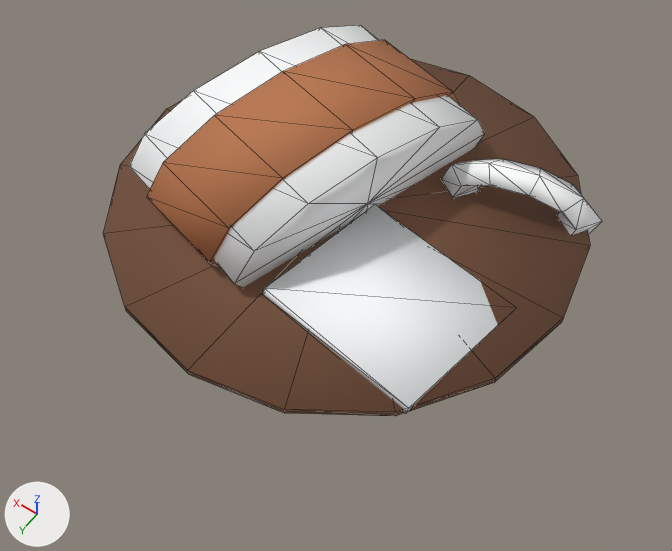
The glTF model assets/models/coffee-cup-wreck.glb as it was, and as the next commit left it.
The view is the same before and after, from a 50 mm lens placed at (-2.83, 4.11, 5.91), pointed at (-0.23, 0.47, 0.19). Arrows for +X, +Y and +Z are at lower left; the lights stay in place. The picture after the commit comes second. Mesh edges are drawn as thin lines. Where no turn or scale is listed for an object, it has been applied to the vertices.

The older version as bpy lines, for what is in view:
```python
me_geometry_0 = bpy.data.meshes.new('geometry_0')
me_geometry_0.from_pydata(...)  # 142 vertices, 264 faces; spans x -1.9..1.9, y -1.9..1.9, z 0.0..1.2
me_geometry_0.materials.append(mat_sww_flat_vertex)
ob_geometry_0 = bpy.data.objects.new('geometry_0', me_geometry_0)
ob_geometry_0.location = (0.0, 0.0, 0.0)
```
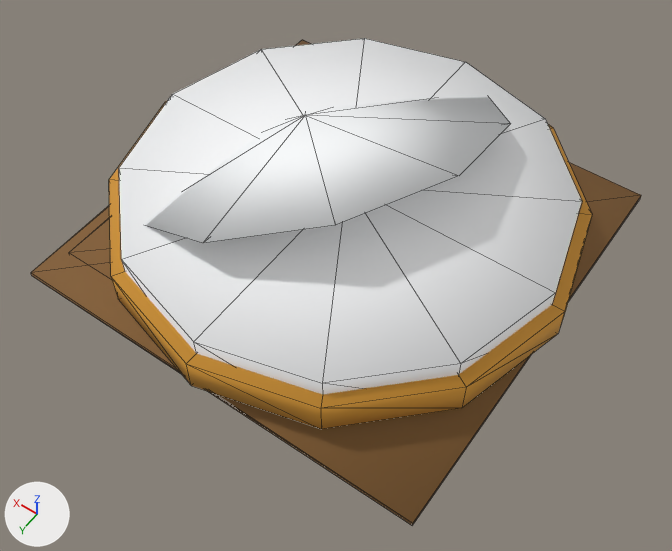
Location of each change, [x1, y1, x2, y2] in pixels of the pictures (672 x 551 px):
'geometry_0', reshaped (22% wider, 24% taller)
    before: [103, 25, 602, 416]
    after: [31, 38, 641, 525]
part 1 of me_geometry_0, added
    after: [119, 38, 582, 394]
part 2 of me_geometry_0, added
    after: [109, 101, 592, 429]
part 3 of me_geometry_0, added
    after: [31, 40, 641, 525]
part 4 of me_geometry_0, added (brown)
    after: [69, 217, 112, 280]
part 5 of me_geometry_0, rebuilt (17% wider, 35% shorter)
    before: [146, 40, 460, 266]
    after: [145, 97, 511, 243]
part 6 of me_geometry_0, deleted
    before: [441, 159, 602, 235]
part 7 of me_geometry_0, deleted (brown)
    before: [103, 59, 590, 416]
part 8 of me_geometry_0, deleted
    before: [129, 25, 485, 287]
part 9 of me_geometry_0, deleted
    before: [263, 206, 498, 414]

Patch to the scene script:
```diff
--- a/assets/models/coffee-cup-wreck.glb.py
+++ b/assets/models/coffee-cup-wreck.glb.py
@@ me_geometry_0 @@
 # used by ob_geometry_0; location = (0.0, 0.0, 0.0)
-me_geometry_0.from_pydata(...)  # 142 vertices, 264 faces; spans x -1.9..1.9, y -1.9..1.9, z 0.0..1.2
+me_geometry_0.from_pydata(...)  # 80 vertices, 140 faces; spans x -1.9..1.9, y -1.9..1.9, z 0.0..1.2
+# me_geometry_0 part 1: a new loose piece, a 12-sided cylinder along z spanning x -1.79..1.79, y -1.79..1.79, z 0.18..0.67, in mat_sww_flat_vertex
+# me_geometry_0 part 2: a new loose piece, a 12-sided cylinder along z spanning x -1.9..1.9, y -1.9..1.9, z 0.25..0.53, in mat_sww_flat_vertex
+# me_geometry_0 part 3: a new loose piece, a box spanning x -1.794..1.794, y -1.794..1.794, z 0.058..0.1, in mat_sww_flat_vertex
+# me_geometry_0 part 4: a new loose piece, a box spanning x -0.633..1.689, y -0.633..1.478, z 0.076..0.111, in mat_sww_flat_vertex
+# me_geometry_0 part 5: the loose piece of 26 vertices spanning x -0.22..1.22, y -1.56..1.16, z 0.0..1.2 is rebuilt with 12 vertices and now spans x -0.88..1.72, y -1.69..1.27, z 0.0..1.2
+# me_geometry_0 part 6: the loose piece of 40 vertices spanning x -1.74..-0.46, y -1.06..-0.54, z 0.19..0.78 is deleted
+# me_geometry_0 part 7: the loose piece of 34 vertices spanning x -1.9..1.9, y -1.9..1.9, z 0.4..0.45 is deleted
+# me_geometry_0 part 8: the loose piece of 26 vertices spanning x -0.54..1.54, y -1.6..1.2, z 0.01..1.19 is deleted
+# me_geometry_0 part 9: the loose piece of 8 vertices spanning x -1.58..-0.02, y -0.1..1.3, z 0.37..0.53 is deleted
+# other edits to the shape of me_geometry_0 do not show in these pictures
 me_geometry_0.materials.append(mat_sww_flat_vertex)
```
